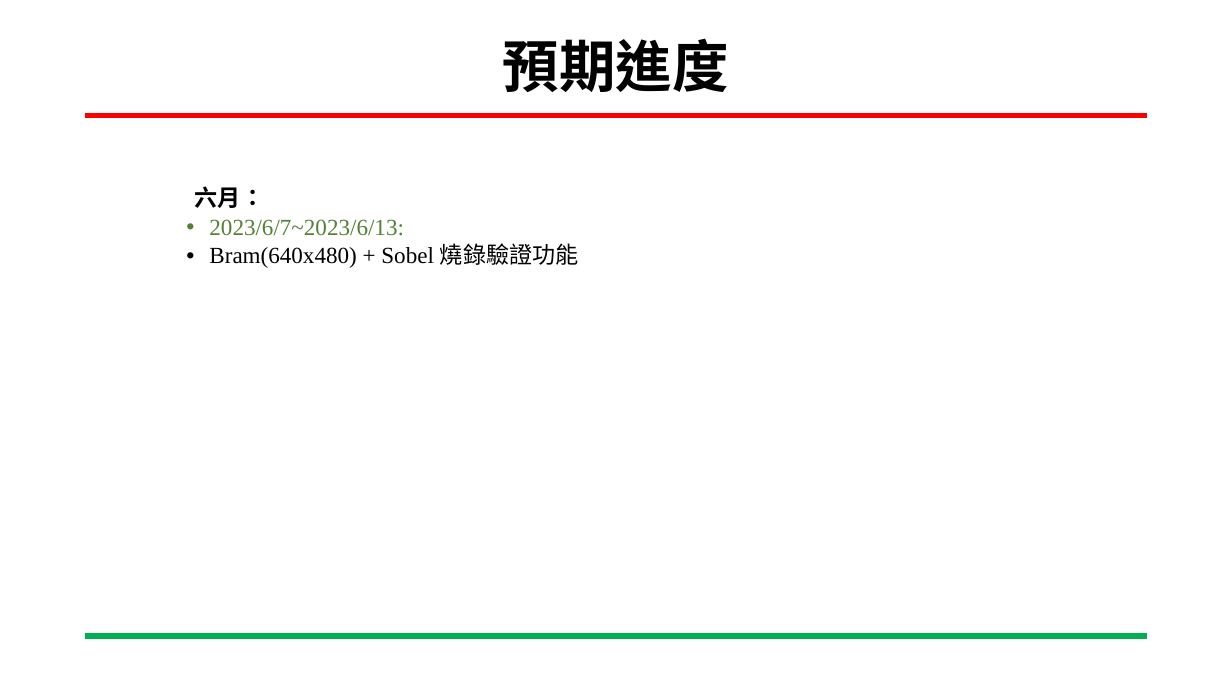
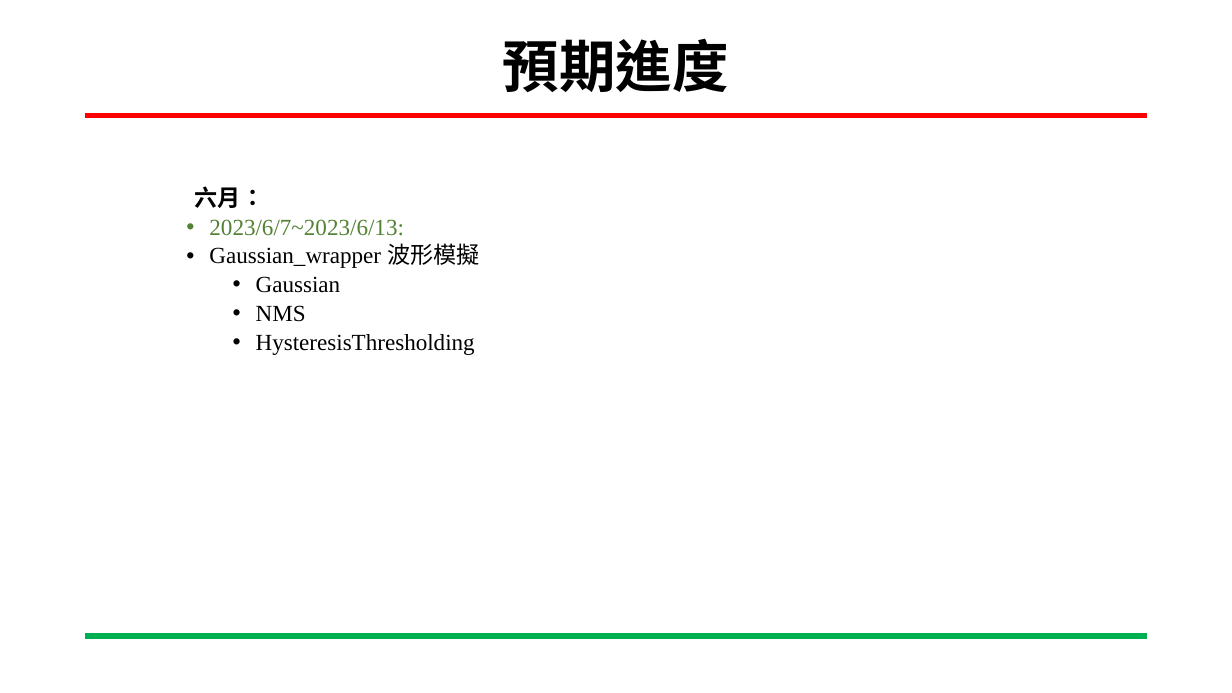
Before and after one commit to ing0331/FPGA, a slide deck: slide 25 of HW7_sobel_BRam/N06-Tutorial/專案進度報告-Sobel_VGA-吳東穎-20230531.pptx (slide 20 before the commit). Drawn at 1232x693 pixels with LibreOffice and Linux fonts; fonts in the diff are those of the drawing; background and template pictures are left out. Boxes give left, top, right and bottom in pixels: in the first picture for what was removed or moved away, otherwise in the second. Text is boxed around its words. In the diff, an @@ line names an element or a change of style, - is before the commit and + after.

```diff
--- a/HW7_sobel_BRam/N06-Tutorial/專案進度報告-Sobel_VGA-吳東穎-20230531.pptx
+++ b/HW7_sobel_BRam/N06-Tutorial/專案進度報告-Sobel_VGA-吳東穎-20230531.pptx
@@ text at (x1=209, y1=243, x2=479, y2=355): text changed @@
-    • Bram(640x480) + Sobel 燒錄驗證功能
+    • Gaussian_wrapper 波形模擬
+      • Gaussian
+      • NMS
+      • HysteresisThresholding
```
Also in this commit, not shown: 13 other slides changed, 7 slides added, 17 other files.
